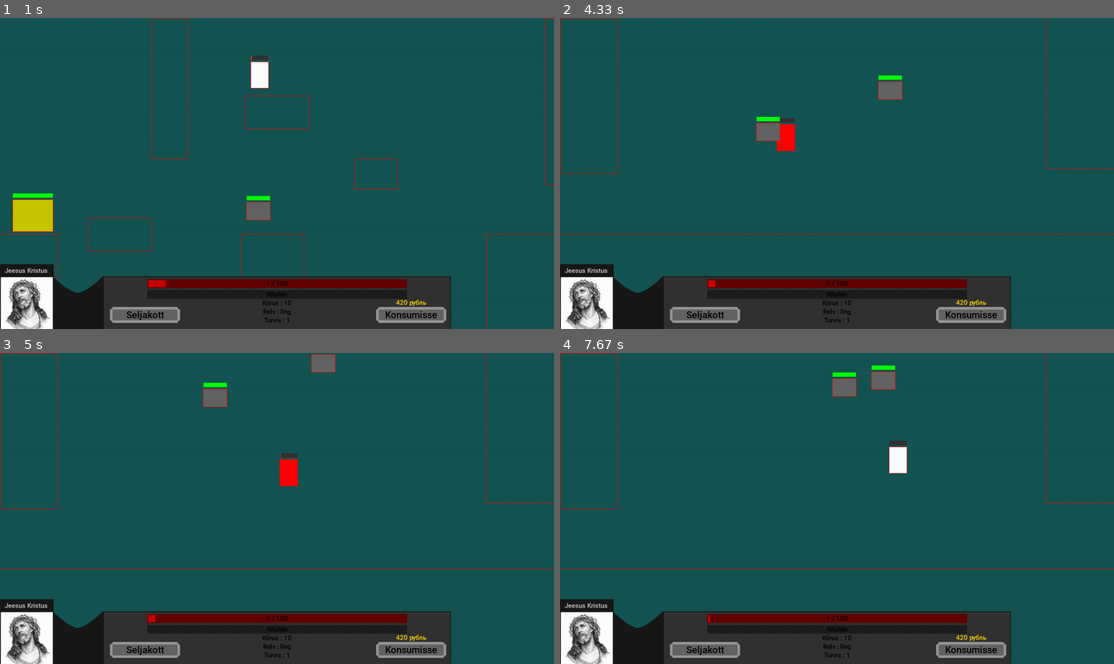
Above: before the commit, frames 1-4 (two rows, left to right).
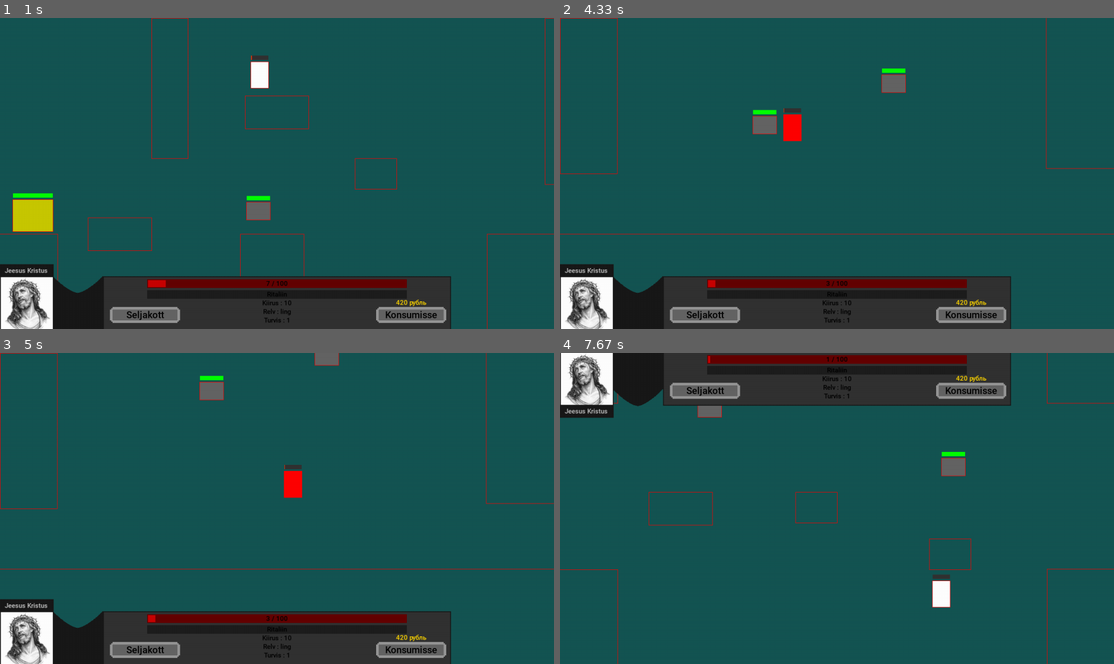
Above: after the commit, the same moments.

Repository: KarupoegPuhh/2020-projekt
Game: pygame game, started from MAIN.py
Same seed, same stepped clock (60 frames per second), same inputs: the game is played once before the commit and once after it.
Inputs (mouse positions are in pixels of both pictures, inside the frame that each line leads up to):
- Up to frame 1 (1 s): click (254, 185) at 0.88 s
- Up to frame 2 (4.33 s): hold W 1.17-1.63 s; hold D 1.67-2.13 s; tap Space at 2.17 s; click "Konsumisse" at 2.55 s; click "Ostud tehtud!" at 2.88 s; hold A 3.17-3.7 s; hold A 3.73-4.13 s; hold W from 4.17 s (still down); tap Z at 4.23 s
- Up to frame 3 (5 s): release W at 4.53 s; hold D from 4.57 s (still down); tap Z at 4.63, 4.93 s
- Up to frame 4 (7.67 s): release D at 5.2 s; hold A 5.23-5.7 s; tap Z at 5.3, 5.6, 6.13, 6.43, 6.63, 6.97, 7.27, 7.47 s; tap Space at 5.73 s; hold D 6.07-6.53 s; hold W 6.57-6.87 s; hold D 6.9-7.37 s; hold A from 7.4 s (still down)

Frame 1 is identical in both runs. In frame 2, 1.1% of the frame differs, in the area x 34-63%, y 16-43%; in frame 3, 0.9%; in frame 4, 30%, in the area x 0-100%, y 0-100%.

Commit message:
veel fixe (praegu saad lennata ka kuna if Tom.põrandal välja commentitud)

Diff:
--- a/ekraanid.py
+++ b/ekraanid.py
@@ -96,7 +96,7 @@
         1:{1:[NPC_arvut(100, 500, 100, 100, (200,200,200),None)]
 
         },
-        3:{3:[NPC_portaal(1050, 500, 100, 140, (0,0,255), "Sul on vaja sandaale", 50, 5), NPC_portaal(40, 150, 100, 150, (0,0,255), "Sa ei saa siseneda", 1100, 365)]
+        3:{3:[NPC_portaal(1050, 500, 100, 140, (0,0,255), "Sul on vaja sandaale", 50, 5), NPC_portaal(40, 150, 100, 150, (0,0,255), "Sndaalideta portaali minna ei saa", 1100, 365)]
 
         }
         }
--- a/maailm.py
+++ b/maailm.py
@@ -469,13 +469,13 @@
                 Tom.vh -= 1
 
                 # TOM HÜPPAMINE
-                if Tom.põrandal:
-                    if keys [pg.K_w] or keys [pg.K_z]:
-                        Tom.vh = Tom.initial_vh
-                        if randint(0,2):
-                            hop.play()
-                        else:
-                            hop2.play()
+                #if Tom.põrandal:
+                if keys [pg.K_w] or keys [pg.K_z]:
+                    Tom.vh = Tom.initial_vh
+                    if randint(0,2):
+                        hop.play()
+                    else:
+                        hop2.play()
 
                 #F = 1 / 2 * mass * velocity ^ 2
                 if Tom.vh > 0:
--- a/vastased.py
+++ b/vastased.py
@@ -46,7 +46,7 @@
         if self.health <= 0:
             mkrr = kõrgus
             for p in maailm.põrandad:
-                if p.x1 < self.x and p.x2 > self.x+self.laius and p.y1 > self.y+self.pikkus and p.y1 < mkrr:
+                if p.x1 < self.x+self.laius and p.x2 > self.x and p.y1 >= self.y+self.pikkus and p.y1 < mkrr:
                     mkrr = p.y1
             if mkrr == kõrgus: #SIIA PANNA ET KUKUB JÄRGMISESSE SCREENI. Praefu läheb automaatselt mängijale 3 raha kui sel screenil raha dropi all pole ühtegi platvormi
                 raha_pickup.play()
